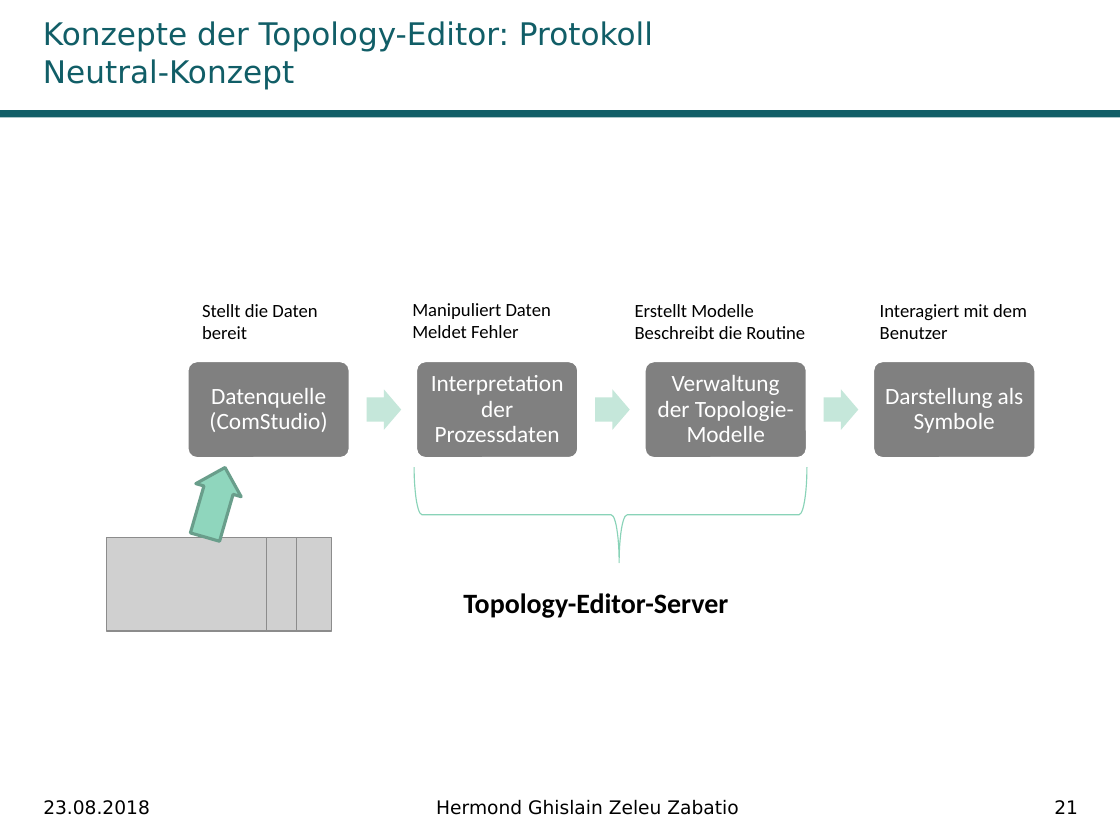
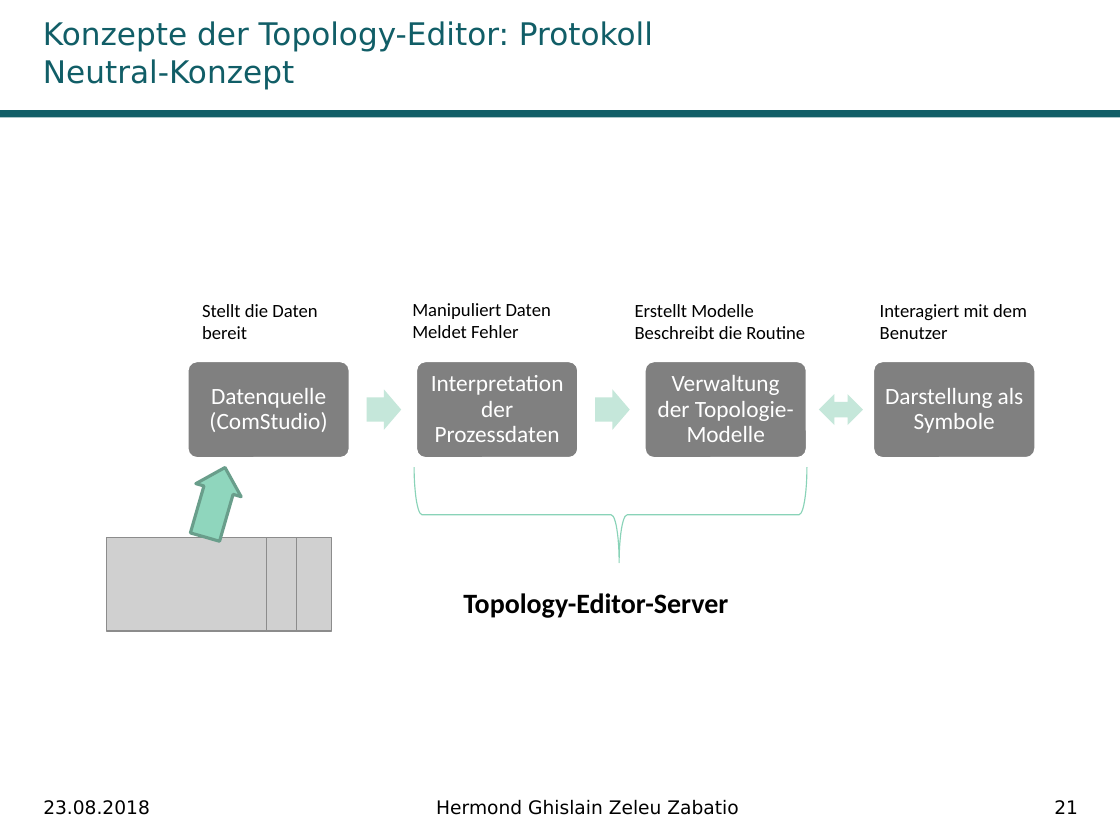
Before and after one commit to Ghislain1/zoe-fb-app, a slide deck: slide 21 of Master-Abschluss.pptx. Drawn at 1120x840 pixels with LibreOffice and Linux fonts; fonts in the diff are those of the drawing; grey boxes stand for pictures; background and template pictures are left out. Boxes give left, top, right and bottom in pixels: in the first picture for what was removed or moved away, otherwise in the second. Text is boxed around its words. In the diff, an @@ line names an element or a change of style, - is before the commit and + after.

```diff
--- a/Master-Abschluss.pptx
+++ b/Master-Abschluss.pptx
@@ left right arrow added at bbox=[819, 394, 862, 426], fill #C6E8DB @@
@@ right arrow removed at bbox=[823, 390, 858, 430] @@
```
